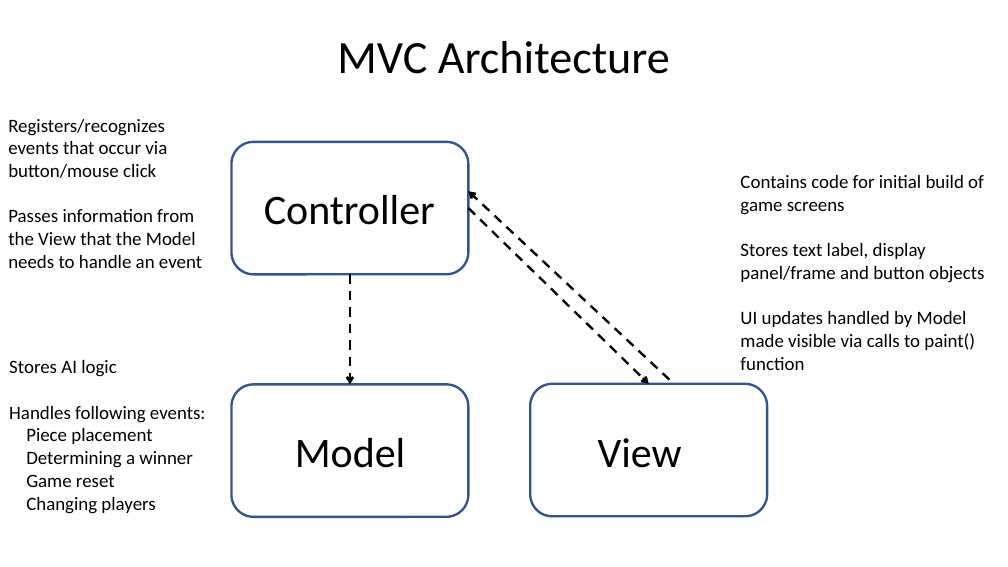
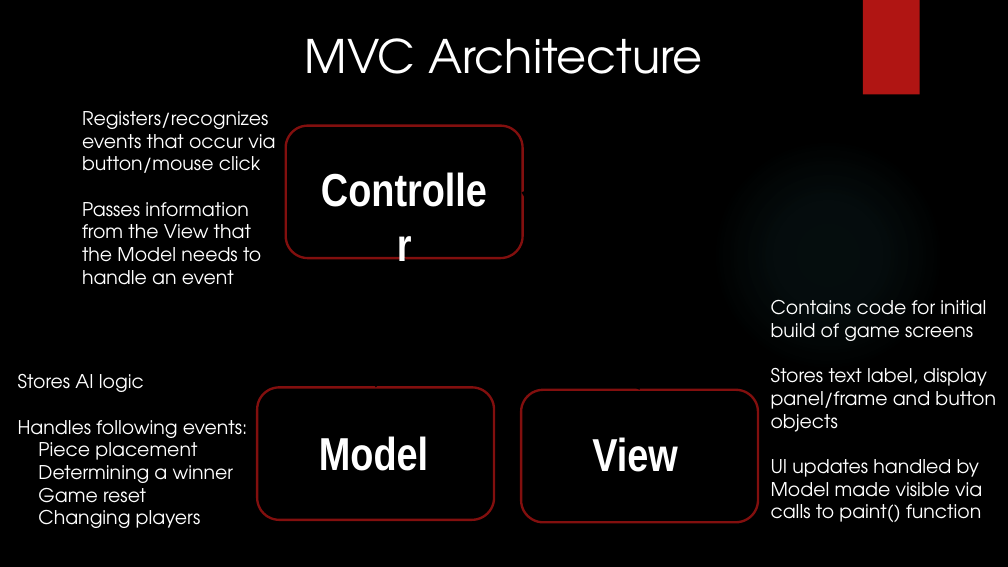
Before and after one commit to HFerencz/CIS434_Spring2019_G2, a slide deck: slide 4 of CIS434 Project Presentation.pptx. Drawn at 1008x567 pixels with LibreOffice and Linux fonts; fonts in the diff are those of the drawing; background and template pictures are left out. Boxes give left, top, right and bottom in pixels: in the first picture for what was removed or moved away, otherwise in the second. Text is boxed around its words. In the diff, an @@ line names an element or a change of style, - is before the commit and + after.

Commit message:
Add files via upload
Contains visually updated slides.

```diff
--- a/CIS434 Project Presentation.pptx
+++ b/CIS434 Project Presentation.pptx
@@ background #FFFFFF to picture (left out) @@
@@ rectangle added at (863,0,920,95), fill #B01513 @@
@@ text "Registers/recognizes events that occur via ...": place and size @@
-text "Registers/recognizes events that occur via ..." at (8,119,202,268)
+text "Registers/recognizes events that occur via ..." at (82,111,275,285)
@@ fill #FFFFFF to #000000; outline #325491 2.25 pt to #82100E 2.25 pt in 3 elements at (521,390,758,523), (257,387,494,520), (286,126,523,258) @@
@@ rounded rectangle: place and size @@
-rounded rectangle at (231,142,468,274)
+rounded rectangle at (286,126,523,258)
@@ ellipse added at (712,138,944,371), fill gradient #50B9C1 @@
@@ size 40 to 44 pt, font Calibri to Arial Narrow, text colour #000000 to #FFFFFF, bold on in 3 elements at (592,437,678,472), (319,436,428,471), (311,157,498,220) @@
@@ text "Controller": place and size @@
-text "Controller" at (264,195,435,225)
+text "Controller" at (311,157,498,220)
@@ arrow moved from (670, 380) - (469, 191) to (717, 384) - (528, 163) @@
@@ arrow moved from (469, 208) - (649, 384) to (523, 192) - (640, 390) @@
@@ arrow moved from (350, 274) - (350, 384) to (405, 258) - (376, 387) @@
@@ font Calibri to TeX Gyre Adventor, text colour #000000 to #FFFFFF in 4 elements at (305,38,703,74), (18,374,248,528), (82,111,275,285), (771,299,996,522) @@
@@ text "Contains code for initial build ...": place and size @@
-text "Contains code for initial build ..." at (740,175,984,370)
+text "Contains code for initial build ..." at (771,299,996,522)
@@ text "Stores AI logic": place and size @@
-text "Stores AI logic" at (9,360,206,514)
+text "Stores AI logic" at (18,374,248,528)
@@ rounded rectangle: place and size @@
-rounded rectangle at (231,384,468,516)
+rounded rectangle at (257,387,494,520)
@@ rounded rectangle: place and size @@
-rounded rectangle at (530,384,767,516)
+rounded rectangle at (521,390,758,523)
@@ text "Model": place and size @@
-text "Model" at (295,438,406,468)
+text "Model" at (319,436,428,471)
```
Also in this commit, not shown: 5 other slides changed.
